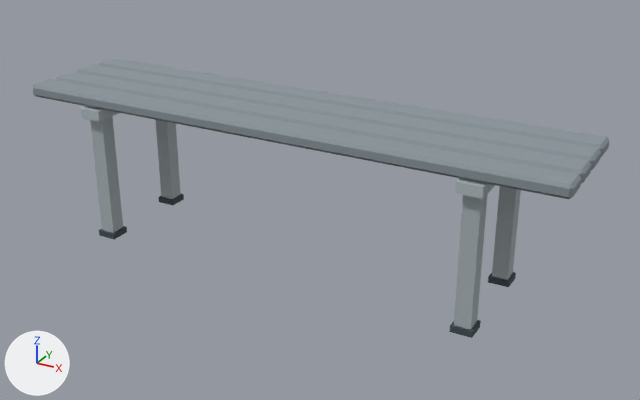
The glTF model assets/environments/pool/props/pool_bench.glb: old version first, new version second.
Rendered twice from a 50 mm lens placed at (1.173, -1.995, 1.192), pointed at (0.066, 0.017, 0.186). The axes (+X, +Y, +Z) are drawn at lower left. The lights are the same throughout. The first picture is the older version. Vertices at exactly the same position are counted once.

The first picture shows 'pool_pool_bench'.
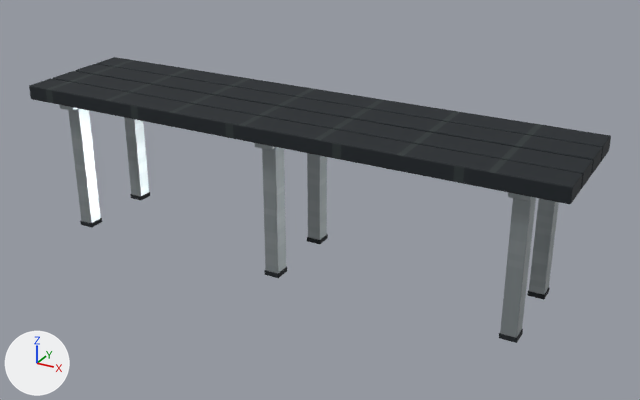
Boxes (x1, y1, x2, y2) around the edits, measured in the pictures (640 x 400 px; the box of a moved part takes in the faces that stretch with it):
'pool_pool_bench', reshaped, recoloured (grey to black)
    before: (32, 58, 610, 338)
    after: (29, 57, 611, 343)
part 1 of me_pool_pool_bench, moved or reshaped
    before: (32, 79, 582, 199)
    after: (29, 78, 582, 204)
part 2 of me_pool_pool_bench, moved or reshaped
    before: (56, 72, 592, 184)
    after: (53, 71, 593, 189)
part 3 of me_pool_pool_bench, moved or reshaped
    before: (77, 65, 601, 170)
    after: (75, 64, 602, 175)
part 4 of me_pool_pool_bench, moved or reshaped
    before: (98, 58, 610, 157)
    after: (96, 57, 611, 161)
part 5 of me_pool_pool_bench, added
    after: (80, 218, 102, 228)
part 6 of me_pool_pool_bench, added
    after: (130, 192, 150, 200)
part 7 of me_pool_pool_bench, added
    after: (264, 267, 287, 278)
part 8 of me_pool_pool_bench, added
    after: (307, 234, 328, 244)
part 9 of me_pool_pool_bench, added
    after: (499, 329, 523, 343)
part 10 of me_pool_pool_bench, added
    after: (527, 288, 550, 300)
part 11 of me_pool_pool_bench, deleted
    before: (81, 106, 521, 338)
part 12 of me_pool_pool_bench, added
    after: (60, 105, 149, 223)
part 13 of me_pool_pool_bench, added
    after: (255, 143, 327, 274)
part 14 of me_pool_pool_bench, added
    after: (500, 192, 559, 338)

Patch to the scene script:
```diff
--- a/assets/environments/pool/props/pool_bench.glb.py
+++ b/assets/environments/pool/props/pool_bench.glb.py
@@ me_pool_pool_bench @@
-me_pool_pool_bench.from_pydata(...)  # 176 vertices, 296 faces; spans x -0.8..0.8, y -0.19..0.19, z 0.0..0.45
-me_pool_pool_bench.materials.append(mat_pool_pool_bench_mat)
+me_pool_pool_bench.from_pydata(...)  # 456 vertices, 836 faces; spans x -0.8..0.8, y -0.19..0.19, z 0.0..0.45
+# me_pool_pool_bench part 1: the loose piece of 24 vertices spanning x -0.8..0.8, y -0.18..-0.1, z 0.41..0.45 is scaled about its middle by (1.01, 1.2, 1.44), in mat_pool_bench (picture img_pool_bench_charcoal)
+# me_pool_pool_bench part 2: the loose piece of 24 vertices spanning x -0.8..0.8, y -0.09..-0.01, z 0.41..0.45 is scaled about its middle by (1.01, 1.2, 1.44), in mat_pool_bench (picture img_pool_bench_charcoal)
+# me_pool_pool_bench part 3: the loose piece of 24 vertices spanning x -0.8..0.8, y 0.01..0.09, z 0.41..0.45 is scaled about its middle by (1.01, 1.2, 1.44), in mat_pool_bench (picture img_pool_bench_charcoal)
+# me_pool_pool_bench part 4: the loose piece of 24 vertices spanning x -0.8..0.8, y 0.1..0.18, z 0.41..0.45 is scaled about its middle by (1.01, 1.2, 1.44), in mat_pool_bench (picture img_pool_bench_charcoal)
+# me_pool_pool_bench part 5: the loose piece of 24 vertices spanning x -0.8..0.8, y -0.18..-0.1, z 0.41..0.45 is copied, and the copy is scaled about its middle by (0.0281, 0.661, 0.464), then moved by (-0.68, 0.02, -0.42), in mat_pool_rubber (picture img_pool_materials); it spans x -0.7..-0.66, y -0.14..-0.1, z 0.0..0.01
+# me_pool_pool_bench part 6: the loose piece of 24 vertices spanning x -0.8..0.8, y 0.1..0.18, z 0.41..0.45 is copied, and the copy is scaled about its middle by (0.0281, 0.661, 0.464), then moved by (-0.68, -0.02, -0.42), in mat_pool_rubber (picture img_pool_materials); it spans x -0.7..-0.66, y 0.1..0.14, z 0.0..0.01
+# me_pool_pool_bench part 7: the loose piece of 24 vertices spanning x -0.8..0.8, y -0.18..-0.1, z 0.41..0.45 is copied, and the copy is scaled about its middle by (0.0281, 0.661, 0.464), then moved by (0.0, 0.02, -0.42), in mat_pool_rubber (picture img_pool_materials); it spans x -0.02..0.02, y -0.14..-0.1, z 0.0..0.01
+# me_pool_pool_bench part 8: the loose piece of 24 vertices spanning x -0.8..0.8, y 0.01..0.09, z 0.41..0.45 is copied, and the copy is scaled about its middle by (0.0281, 0.661, 0.464), then moved by (0.0, 0.07, -0.42), in mat_pool_rubber (picture img_pool_materials); it spans x -0.02..0.02, y 0.1..0.14, z 0.0..0.01
+# me_pool_pool_bench part 9: the loose piece of 24 vertices spanning x -0.8..0.8, y -0.18..-0.1, z 0.41..0.45 is copied, and the copy is scaled about its middle by (0.0281, 0.661, 0.464), then moved by (0.68, 0.02, -0.42), in mat_pool_rubber (picture img_pool_materials); it spans x 0.66..0.7, y -0.14..-0.1, z 0.0..0.01
+# me_pool_pool_bench part 10: the loose piece of 24 vertices spanning x -0.8..0.8, y 0.1..0.18, z 0.41..0.45 is copied, and the copy is scaled about its middle by (0.0281, 0.661, 0.464), then moved by (0.68, -0.02, -0.42), in mat_pool_rubber (picture img_pool_materials); it spans x 0.66..0.7, y 0.1..0.14, z 0.0..0.01
+# me_pool_pool_bench part 11: 10 loose pieces with 80 vertices, spanning x -0.6..0.6, y -0.19..0.19, z 0.0..0.41, are deleted
+# me_pool_pool_bench part 12: 72 vertices added at x -0.71..-0.65, y -0.17..0.17, z 0.0..0.41
+# me_pool_pool_bench part 13: 72 vertices added at x -0.03..0.03, y -0.17..0.17, z 0.0..0.41
+# me_pool_pool_bench part 14: 72 vertices added at x 0.65..0.71, y -0.17..0.17, z 0.0..0.41
+me_pool_pool_bench.materials.append(mat_pool_bench)  # picture img_pool_bench_charcoal
+me_pool_pool_bench.materials.append(mat_pool_metal)  # picture img_pool_materials
+me_pool_pool_bench.materials.append(mat_pool_rubber)  # picture img_pool_materials
```
